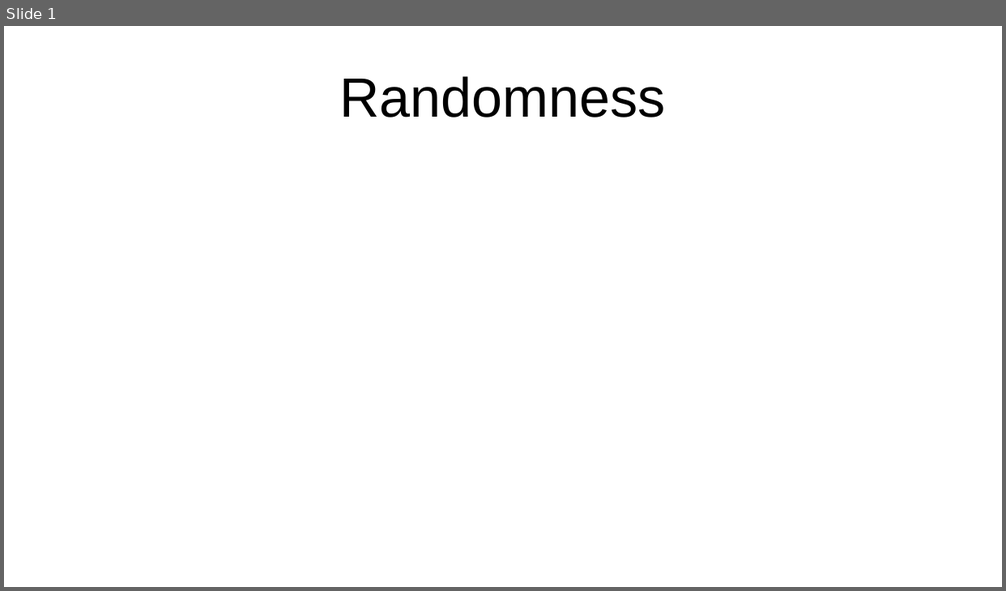
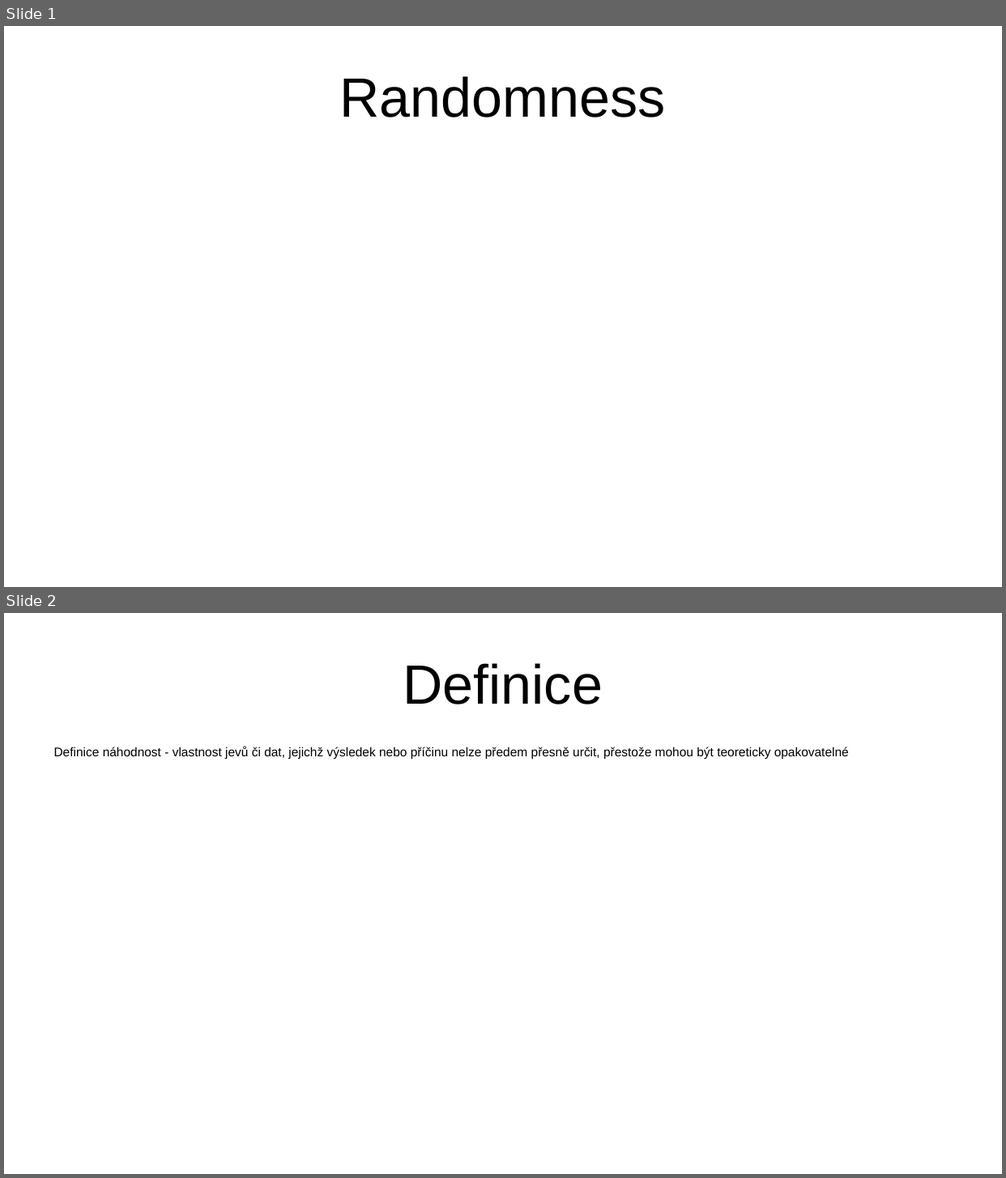
Before and after one commit to hruboson/UTB-PO-RAND, a slide deck: presentation.pptx. Shown one above the other, each under a label of ours: slide 1 before the commit, slides 1 and 2 after it. The pictures are 1006x591 and 1006x1178 pixels, drawn with LibreOffice and Linux fonts; fonts in the diff are those of the drawing. Boxes give left, top, right and bottom in pixels: in the first picture for what was removed or moved away, otherwise in the second. Text is boxed around its words. In the diff, an @@ line names an element or a change of style, - is before the commit and + after.

```diff
--- a/presentation.pptx
+++ b/presentation.pptx
@@ slide 2 added at (x1=4, y1=613, x2=1002, y2=1174), background #FFFFFF @@
@@ title added at (x1=403, y1=663, x2=603, y2=705), 44 pt, text #000000 @@
+Definice
@@ text added at (x1=54, y1=747, x2=849, y2=760), 10 pt, text #000000 @@
+Definice náhodnost - vlastnost jevů či dat, jejichž výsledek nebo příčinu nelze předem přesně určit, přestože mohou být teoreticky opakovatelné
```
Also in this commit, not shown: 10 other slides added.
